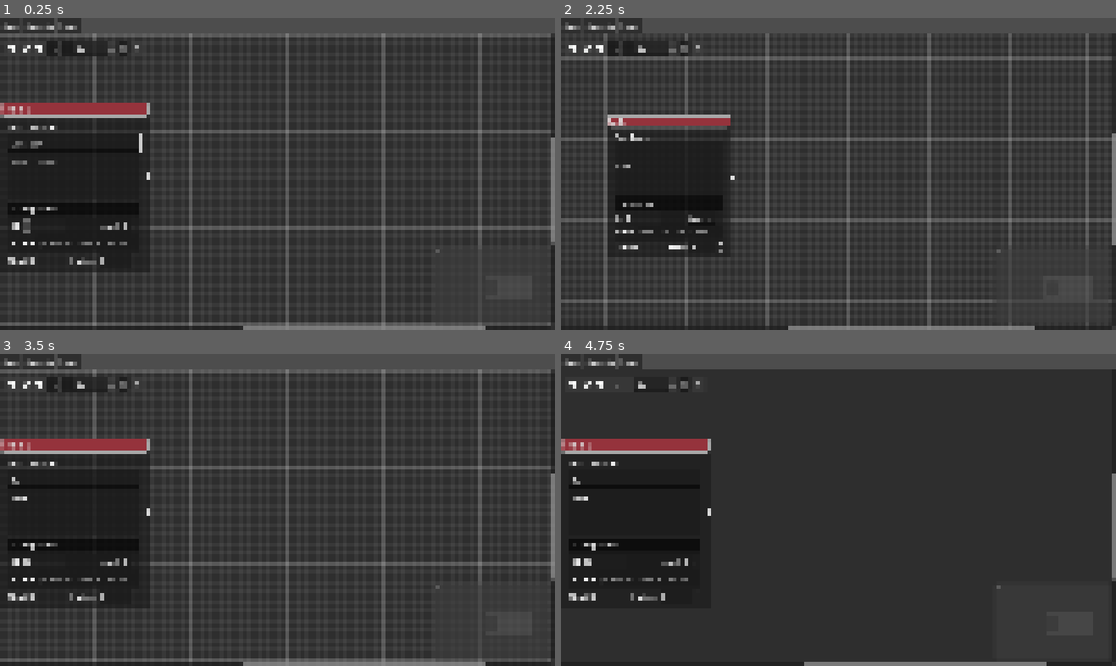
Above: before the commit, frames 1-4 (two rows, left to right).
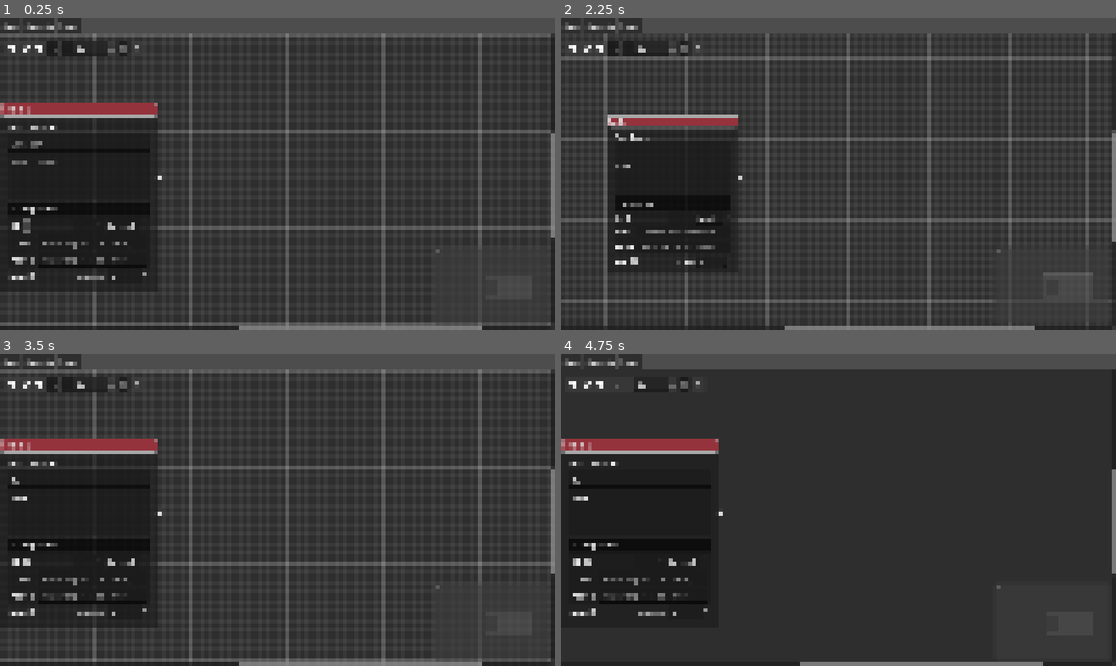
Above: after the commit, the same moments.

Repository: Roboticy3/Louder
Game: Godot game, scene res://entities/editor.tscn
The game is run twice, just before and just after one commit, with the same random seed, the same clock (stepped at 60 frames per second) and the same inputs.
Inputs (mouse positions are in pixels of both pictures, inside the frame that each line leads up to):
- Up to frame 1 (0.25 s): no input
- Up to frame 2 (2.25 s): click (633, 142) at 0.52 s; type "12" at 0.6 s; click (633, 177) at 0.75 s; type "Alex" at 0.83 s; click (588, 227) at 1.27 s; click (572, 49) at 2 s
- Up to frame 3 (3.5 s): click (38, 385) at 2.75 s
- Up to frame 4 (4.75 s): click (616, 385) at 3.5 s; click (627, 385) at 4.25 s

The runs differ from the first frame. In frame 1, 1.2% of the frame differs, in the area x 1-100%, y 27-100%; in frame 2, 1.0%; in frame 3, 1.2%; in frame 4, 0.8%.

Commit message:
added conditional and action editors

Diff:
--- a/entities/hub.tscn
+++ b/entities/hub.tscn
@@ -38,7 +38,7 @@
 corner_radius_bottom_left = 8
 
 [node name="Hub" type="GraphNode" unique_id=1992437552 node_paths=PackedStringArray("speaker", "text_content", "dc_check", "dc_skill_option", "dc_level_spin", "start_check", "choices_logic")]
-custom_minimum_size = Vector2(310, 0)
+custom_minimum_size = Vector2(330, 0)
 offset_left = 95.0
 offset_top = 148.0
 offset_right = 405.0
@@ -157,20 +157,39 @@
 prefix = "Level:"
 script = ExtResource("2_w7r13")
 
-[node name="HBoxContainer2" type="HBoxContainer" parent="OtherSection/VBoxContainer" unique_id=257721582]
-layout_mode = 2
-
-[node name="Label" type="Label" parent="OtherSection/VBoxContainer/HBoxContainer2" unique_id=747363944]
-layout_mode = 2
-text = "Action"
-
-[node name="TextEdit" type="CodeEdit" parent="OtherSection/VBoxContainer/HBoxContainer2" unique_id=921272737]
+[node name="GridContainer" type="GridContainer" parent="OtherSection/VBoxContainer" unique_id=703605903]
+layout_mode = 2
+columns = 2
+
+[node name="Label" type="Label" parent="OtherSection/VBoxContainer/GridContainer" unique_id=747363944]
+layout_mode = 2
+size_flags_stretch_ratio = 6.32
+text = "Condition"
+clip_text = true
+text_overrun_behavior = 5
+
+[node name="TextEdit" type="CodeEdit" parent="OtherSection/VBoxContainer/GridContainer" unique_id=921272737]
 layout_mode = 2
 size_flags_horizontal = 3
 theme_override_constants/line_spacing = 0
-placeholder_text = "(enter expression here)"
+placeholder_text = "(enter expressions here)"
 wrap_mode = 1
 scroll_fit_content_height = true
+auto_brace_completion_enabled = true
+auto_brace_completion_highlight_matching = true
+
+[node name="Label2" type="Label" parent="OtherSection/VBoxContainer/GridContainer" unique_id=1702894720]
+layout_mode = 2
+text = "Action "
+
+[node name="TextEdit2" type="CodeEdit" parent="OtherSection/VBoxContainer/GridContainer" unique_id=1709159738]
+layout_mode = 2
+size_flags_horizontal = 3
+theme_override_constants/line_spacing = 0
+placeholder_text = "(enter expressions here)"
+wrap_mode = 1
+scroll_fit_content_height = true
+delimiter_strings = Array[String](["\" \"", "' '"])
 auto_brace_completion_enabled = true
 auto_brace_completion_highlight_matching = true
 
